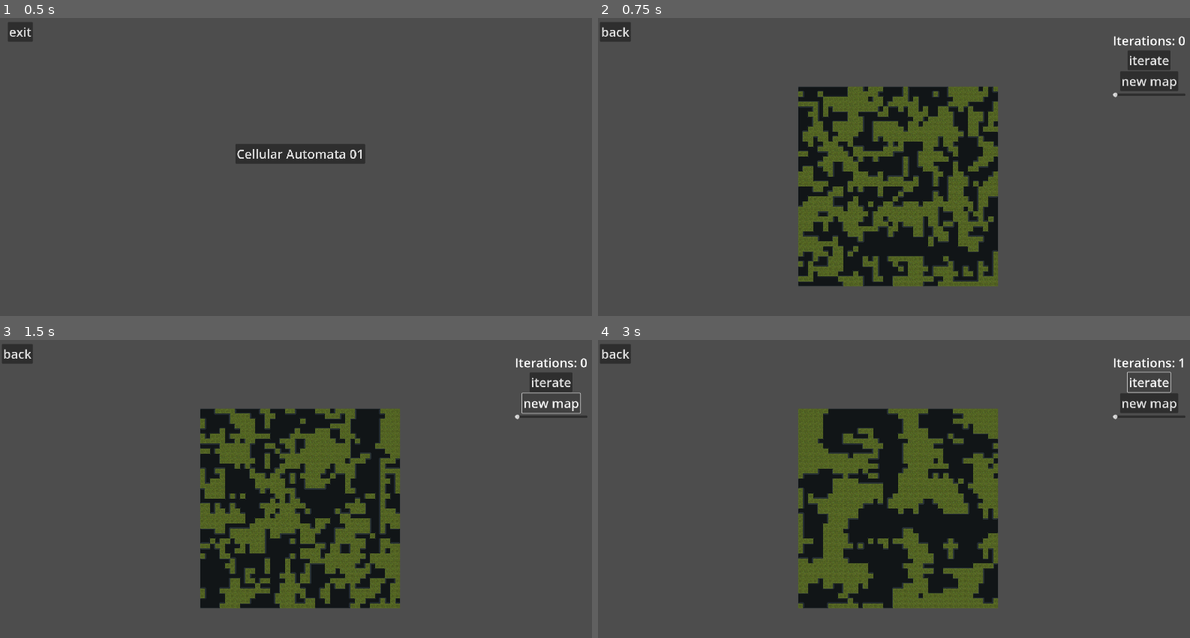
Above: before the commit, frames 1-4 (two rows, left to right).
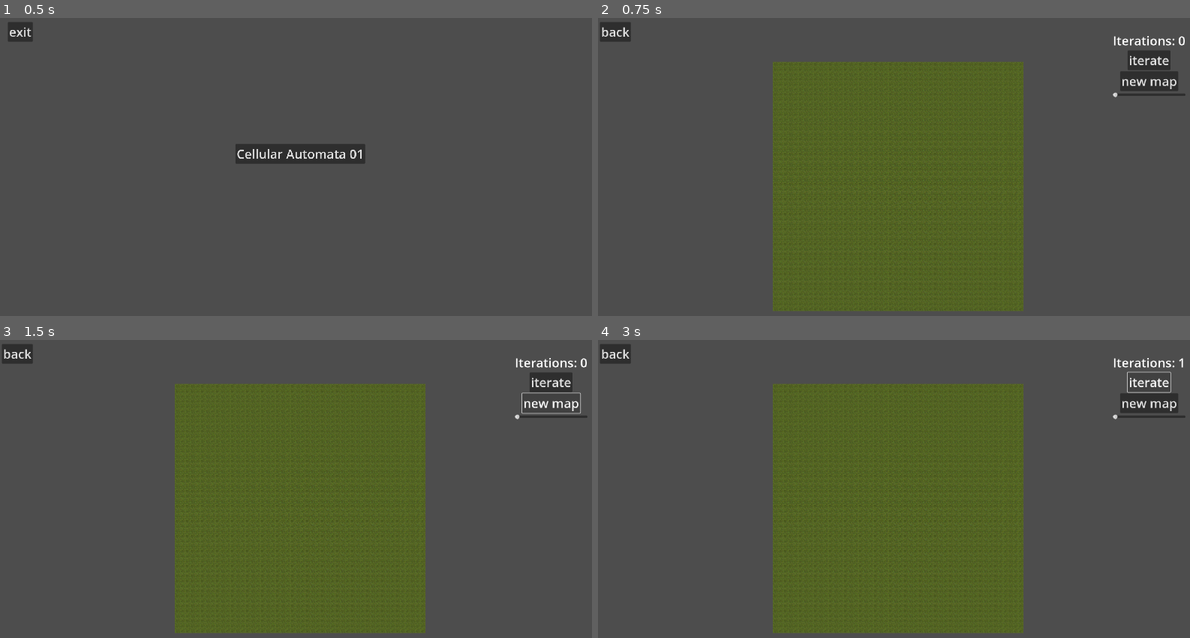
Above: after the commit, the same moments.

Repository: G-Milzink/ProcGen_exp
Game: Godot game, scene res://main.tscn
Two runs of this game, one before a commit and one after it. Both use one fixed random seed, a clock stepped at 60 frames per second and the inputs below.
Inputs:
- Up to frame 1 (0.5 s): no input
- Up to frame 2 (0.75 s): click "Cellular Automata 01" at 0.5 s
- Up to frame 3 (1.5 s): click "new map" at 1.25 s
- Up to frame 4 (3 s): click "new map" at 2 s; click "iterate" at 2.75 s

Frame 1 is identical in both runs. In frame 2, 24% of the frame differs, in the area x 29-72%, y 14-99%; in frame 3, 25%; in frame 4, 24%.

Commit message:
tweaked noiselite settings,

Diff:
--- a/cellular_automata_01/cellular_automata_01.gd
+++ b/cellular_automata_01/cellular_automata_01.gd
@@ -6,7 +6,7 @@
 
 @export var width = 4
 @export var height = 4
-@export var noise_cutoff_point = 0.0
+@export_range(05,95) var noise_cutoff_point
 @export var min_nr_neighbours = 4
 @export var nr_of_iterations = 0
 
@@ -29,6 +29,9 @@
 
 func _on_regenerate_pressed():
 	iterations_done = 0
+	offset_x = -width/2
+	offset_y = -height/2
+	_SetFloorLayer()
 	noise_gen._newSeed()
 	_generateNoiseGrid()
 
@@ -41,6 +44,7 @@
 		_iterateGrid()
 
 func _SetFloorLayer():
+	tile_map.clear_layer(0)
 	for x in width:
 		for y in height:
 			var pos = (Vector2(x+offset_x, y+offset_y))
@@ -49,10 +53,10 @@
 func _generateNoiseGrid():
 	noise_grid.clear()
 	for x in width:
-		for y in width:
+		for y in height:
 			var pos = (Vector2(x+offset_x, y+offset_y))
-			var value = noise_gen._getNoise(pos)
-			if value >= noise_cutoff_point:
+			var value = (noise_gen._getNoise(pos)+1)/2*100
+			if value >= 100-noise_cutoff_point:
 				noise_grid.append(pos)
 	tile_map.clear_layer(1)
 	tile_map.set_cells_terrain_connect(1,noise_grid,0,0,false)
@@ -63,7 +67,7 @@
 	var nr_of_neighbours
 	iterated_grid.clear()
 	for x in width:
-		for y in width:
+		for y in height:
 			tile = (Vector2(x+offset_x, y+offset_y))
 			nr_of_neighbours = 0
 			neighbour = tile_map.get_neighbor_cell(tile,TileSet.CELL_NEIGHBOR_TOP_SIDE)
--- a/cellular_automata_01/cellular_automata_01.tscn
+++ b/cellular_automata_01/cellular_automata_01.tscn
@@ -8,14 +8,14 @@
 [sub_resource type="FastNoiseLite" id="FastNoiseLite_w7nx5"]
 resource_local_to_scene = true
 noise_type = 3
-frequency = 0.1292
-fractal_octaves = 3
-fractal_gain = 1.02
+frequency = 0.0736
+fractal_octaves = 4
 
 [node name="CellularAutomata_01" type="Node2D"]
 script = ExtResource("1_tymrx")
-width = 40
-height = 40
+width = 50
+height = 50
+noise_cutoff_point = 5.0
 
 [node name="TileMap" type="TileMap" parent="."]
 tile_set = ExtResource("1_i6yyx")
